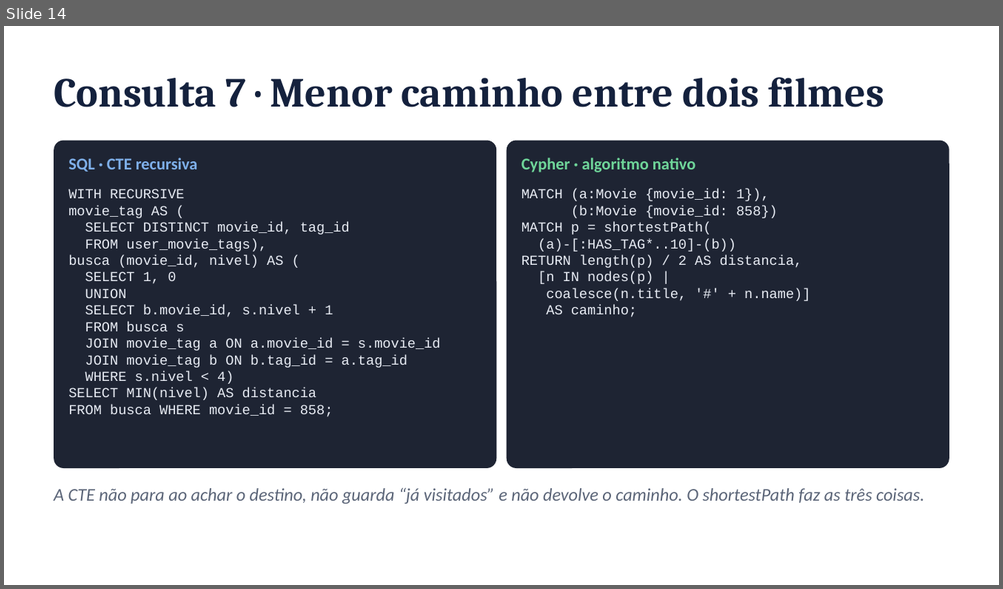
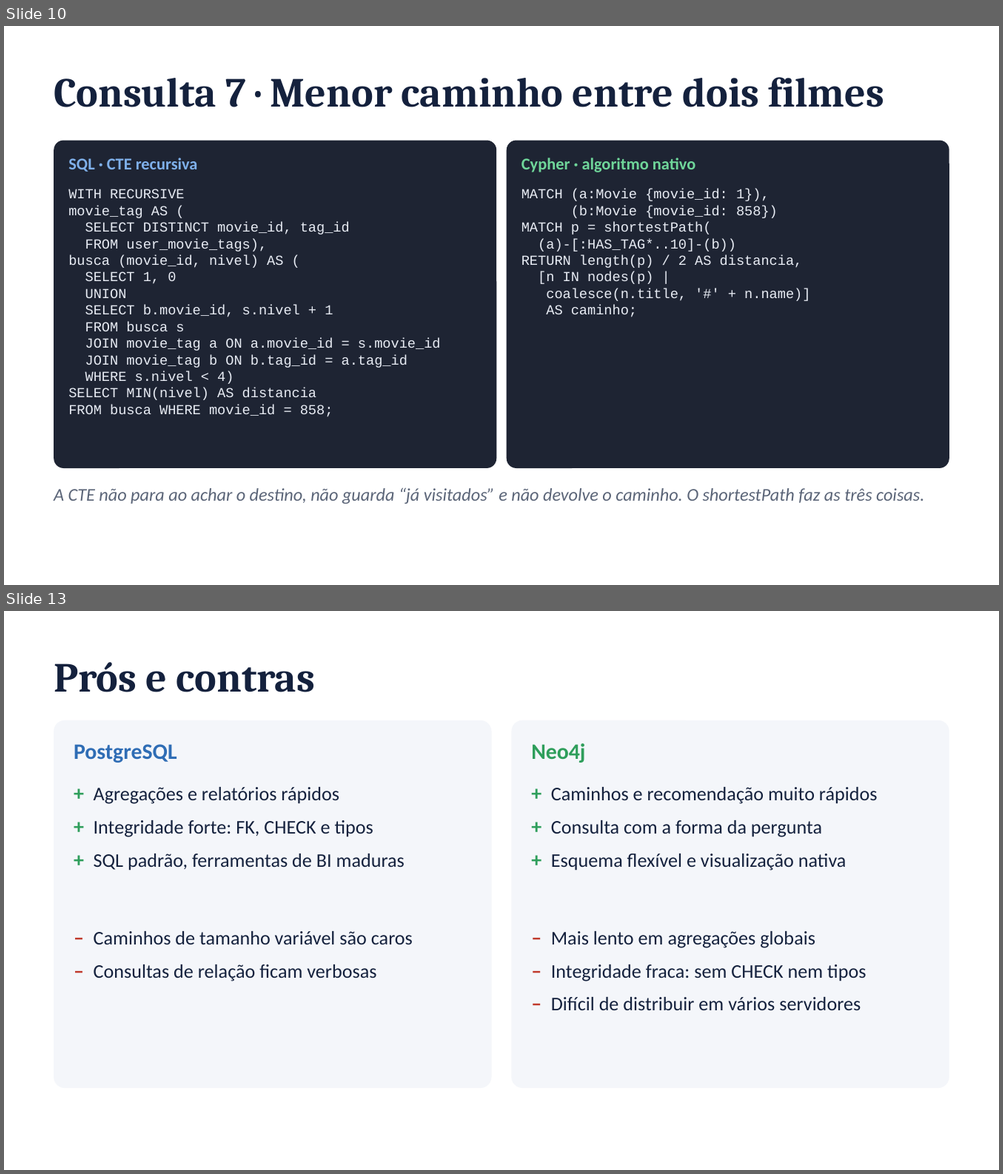
Before and after one commit to FineiasAntonio/BancoDeDados, a slide deck: docs/apresentacao.pptx. Shown one above the other, each under a label of ours: slide 14 before the commit, slides 10 and 13 after it; the slides between them are not shown. The pictures are 1003x589 and 1003x1174 pixels, drawn with LibreOffice and Linux fonts; fonts in the diff are those of the drawing. Boxes give left, top, right and bottom in pixels: in the first picture for what was removed or moved away, otherwise in the second. Text is boxed around its words. In the diff, an @@ line names an element or a change of style, - is before the commit and + after.

```diff
--- a/docs/apresentacao.pptx
+++ b/docs/apresentacao.pptx
@@ slide 13 added at (4, 611, 999, 1170), background #FFFFFF @@
@@ text added at (54, 662, 315, 692), 30 pt, text #14213D, bold @@
+Prós e contras
@@ rounded rectangle added at (54, 721, 492, 1088), fill #F4F6FA @@
@@ rounded rectangle added at (511, 721, 949, 1088), fill #F4F6FA @@
@@ text added at (531, 743, 585, 763), 16 pt, text #2E9E5B, bold @@
+Neo4j
@@ text added at (74, 744, 177, 763), 16 pt, text #2F6DB5, bold @@
+PostgreSQL
@@ text added at (94, 787, 404, 871), 14 pt, text #14213D @@
++ Agregações e relatórios rápidos
++ Integridade forte: FK, CHECK e tipos
++ SQL padrão, ferramentas de BI maduras
@@ text added at (551, 787, 877, 871), 14 pt, text #14213D @@
++ Caminhos e recomendação muito rápidos
++ Consulta com a forma da pergunta
++ Esquema flexível e visualização nativa
@@ text added at (94, 931, 412, 982), 14 pt, text #14213D @@
+– Caminhos de tamanho variável são caros
+– Consultas de relação ficam verbosas
@@ text added at (551, 931, 865, 1011), 14 pt, text #14213D @@
+– Mais lento em agregações globais
+– Integridade fraca: sem CHECK nem tipos
+– Difícil de distribuir em vários servidores
@@ what was slide 14 is now slide 10 @@
```
Also in this commit, not shown: 1 slide changed, 5 other slides added, 4 slides removed.
